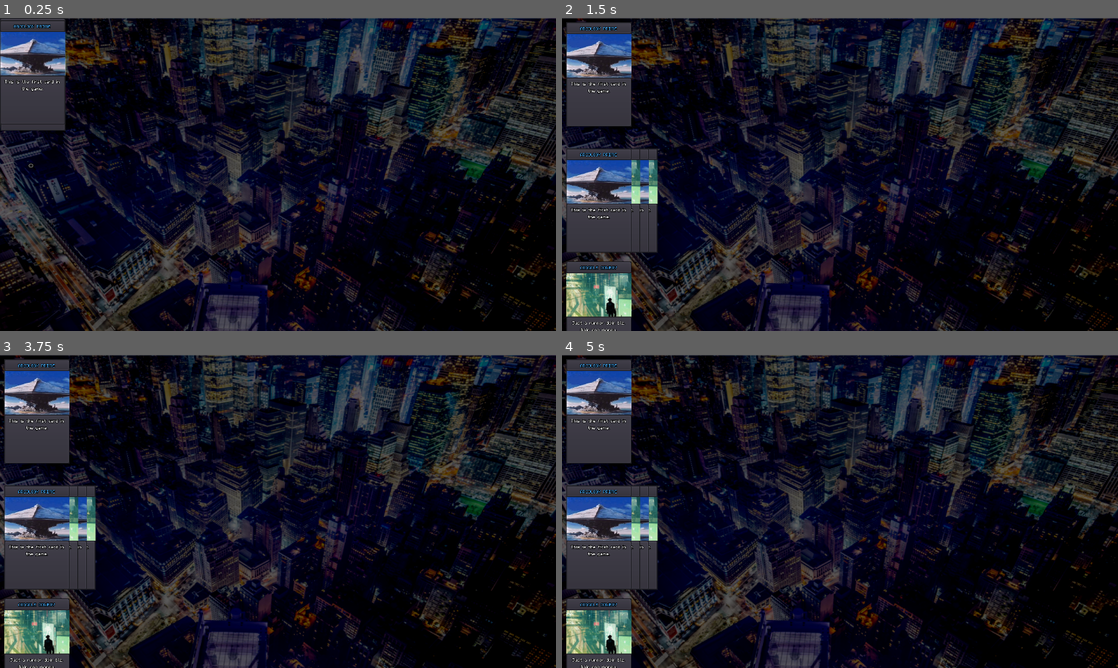
Above: before the commit, frames 1-4 (two rows, left to right).
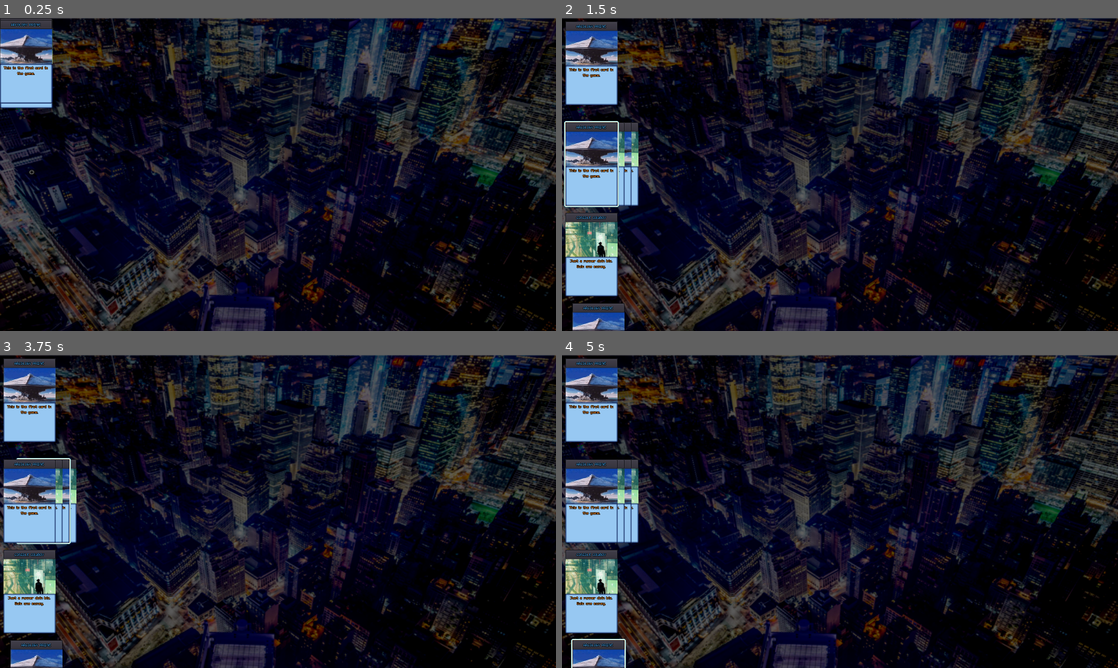
Above: after the commit, the same moments.

Repository: dancraig1985/arcology-deckbuilder
Game: Godot game, scene res://core/scenes/main.tscn
Same seed, same stepped clock (60 frames per second), same inputs: the game is played once before the commit and once after it.
Inputs (mouse positions are in pixels of both pictures, inside the frame that each line leads up to):
- Up to frame 1 (0.25 s): no input
- Up to frame 2 (1.5 s): move the mouse to (595, 71) at 0.52 s; tap Enter at 1.25 s; move the mouse to (600, 199) at 1.27 s
- Up to frame 3 (3.75 s): tap Space at 2, 3.5 s; move the mouse to (44, 536) at 2.02 s; tap Enter at 2.75 s; move the mouse to (55, 536) at 2.77 s; move the mouse to (61, 536) at 3.52 s
- Up to frame 4 (5 s): tap Enter at 4.25 s; move the mouse to (600, 649) at 4.27 s

The runs differ from the first frame. In frame 1, 40% of the frame differs, in the area x 0-100%, y 0-100%; in frame 2, 45%; in frame 3, 45%; in frame 4, 45%.

Commit message:
Added audio features

Diff:
--- a/core/scenes/audio.tscn
+++ b/core/autoloads/audio.tscn
@@ -1,6 +1,6 @@
 [gd_scene load_steps=6 format=2]
 
-[ext_resource path="res://core/audio.gd" type="Script" id=1]
+[ext_resource path="res://core/autoloads/audio.gd" type="Script" id=1]
 [ext_resource path="res://assets/sfx/dealing_card.wav" type="AudioStream" id=2]
 [ext_resource path="res://assets/sfx/earning_money.wav" type="AudioStream" id=3]
 [ext_resource path="res://assets/sfx/flipping_card.wav" type="AudioStream" id=4]
--- a/core/autoloads/dealer.gd
+++ b/core/autoloads/dealer.gd
@@ -42,6 +42,7 @@
 	card_node.push_state(Constants.ST_CARD_MOVE_TO_POSITION, {target_position = spawn_position})
 	card_node.z_index = spawn_z_index
 	card_node.import_card_data_from_dict(card_data)
+	Audio.play("DealingCard")
 	return card_node
 
 
--- a/core/classes/stack_machine/states/cards/st_card_move_to_pos.gd
+++ b/core/classes/stack_machine/states/cards/st_card_move_to_pos.gd
@@ -21,9 +21,10 @@
 
 # Usually called each step of the host, but can be called to run whenever
 func process(delta):
-	if state_env.tween_node.is_active():
-		return 0
-	return 1
+	if not state_env.tween_node.is_active():
+		Audio.play("FlippingCard")
+		return 1
+	return 0
 
 # Run once when the state is finished
 func on_end():
--- a/core/main.gd
+++ b/core/main.gd
@@ -2,9 +2,9 @@
 
 
 func _ready():
-	pass
+	get_viewport().connect("size_changed", self, "_on_viewport_size_changed")
 
 
-# Called every frame. 'delta' is the elapsed time since the previous frame.
-#func _process(delta):
-#	pass
+func _on_viewport_size_changed():
+	print_debug("New viewport size: " + str(get_viewport().size))
+	#$Background.rect_size = get_viewport().size
--- a/core/scenes/card.tscn
+++ b/core/scenes/card.tscn
@@ -21,7 +21,20 @@
 expand_margin_bottom = 4.0
 anti_aliasing = false
 
-[sub_resource type="RectangleShape2D" id=2]
+[sub_resource type="StyleBoxFlat" id=2]
+bg_color = Color( 0.596078, 0.788235, 0.952941, 1 )
+border_width_left = 4
+border_width_top = 4
+border_width_right = 4
+border_width_bottom = 4
+border_color = Color( 0.0494385, 0.132051, 0.351563, 1 )
+border_blend = true
+corner_radius_top_left = 4
+corner_radius_top_right = 4
+corner_radius_bottom_right = 4
+corner_radius_bottom_left = 4
+
+[sub_resource type="RectangleShape2D" id=3]
 extents = Vector2( 75, 120 )
 
 [node name="Card" type="Node2D"]
@@ -99,14 +112,16 @@
 margin_bottom = 240.0
 mouse_filter = 2
 size_flags_vertical = 3
+custom_styles/panel = SubResource( 2 )
 
 [node name="CardText" type="Label" parent="CardDisplay/Front/VBoxContainer/TextPlate"]
-margin_left = 7.0
-margin_top = 7.0
-margin_right = 143.0
-margin_bottom = 90.0
+margin_left = 4.0
+margin_top = 4.0
+margin_right = 146.0
+margin_bottom = 93.0
 size_flags_vertical = 1
 theme = ExtResource( 3 )
+custom_colors/font_color = Color( 1, 0.588235, 0.192157, 1 )
 text = "Here are the details of what this card might do..."
 align = 1
 autowrap = true
--- a/core/scenes/main.tscn
+++ b/core/scenes/main.tscn
@@ -6,12 +6,14 @@
 [node name="Main" type="Node"]
 script = ExtResource( 1 )
 
-[node name="TextureRect" type="TextureRect" parent="."]
+[node name="Background" type="TextureRect" parent="."]
 anchor_right = 1.0
 anchor_bottom = 1.0
 margin_right = 40.0
 margin_bottom = 40.0
+mouse_filter = 2
 texture = ExtResource( 2 )
+expand = true
 __meta__ = {
 "_edit_use_anchors_": false
 }
--- a/project.godot
+++ b/project.godot
@@ -34,6 +34,7 @@
 
 Dealer="*res://core/autoloads/dealer.gd"
 Constants="*res://core/autoloads/constants.gd"
+Audio="*res://core/autoloads/audio.tscn"
 
 [debug]
 
@@ -43,8 +44,8 @@
 
 [display]
 
-window/size/width=1280
-window/size/height=720
+window/size/width=1600
+window/size/height=900
 
 [rendering]
 
Renamed: core/audio.gd -> core/autoloads/audio.gd
Not shown: 2 places in core/scenes/card.tscn that only renumber resources
Not shown, changed: assets/sfx/dealing_card.wav
